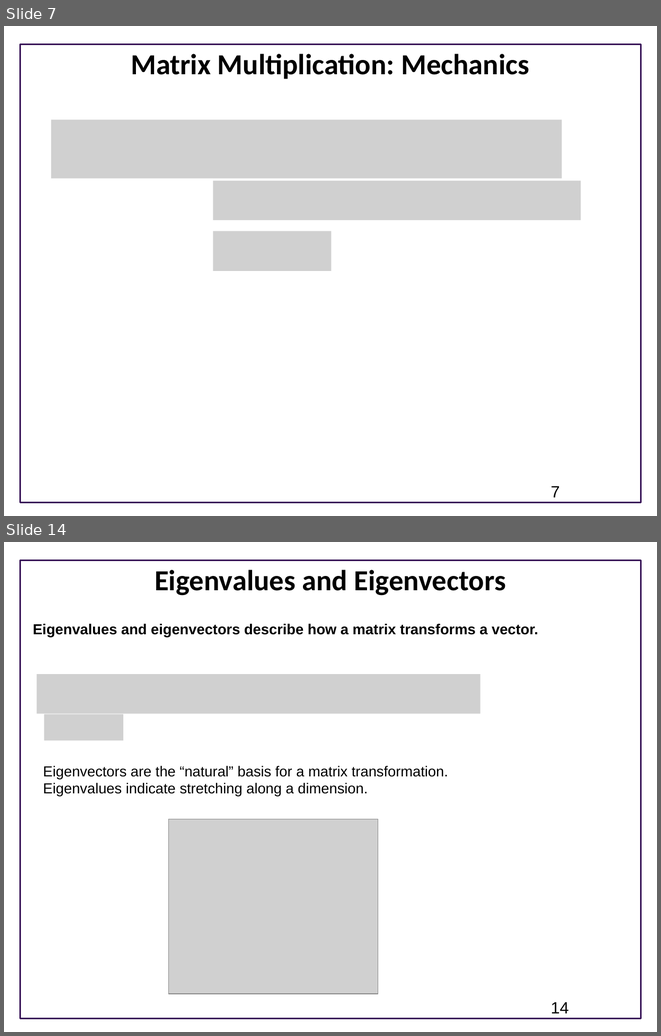
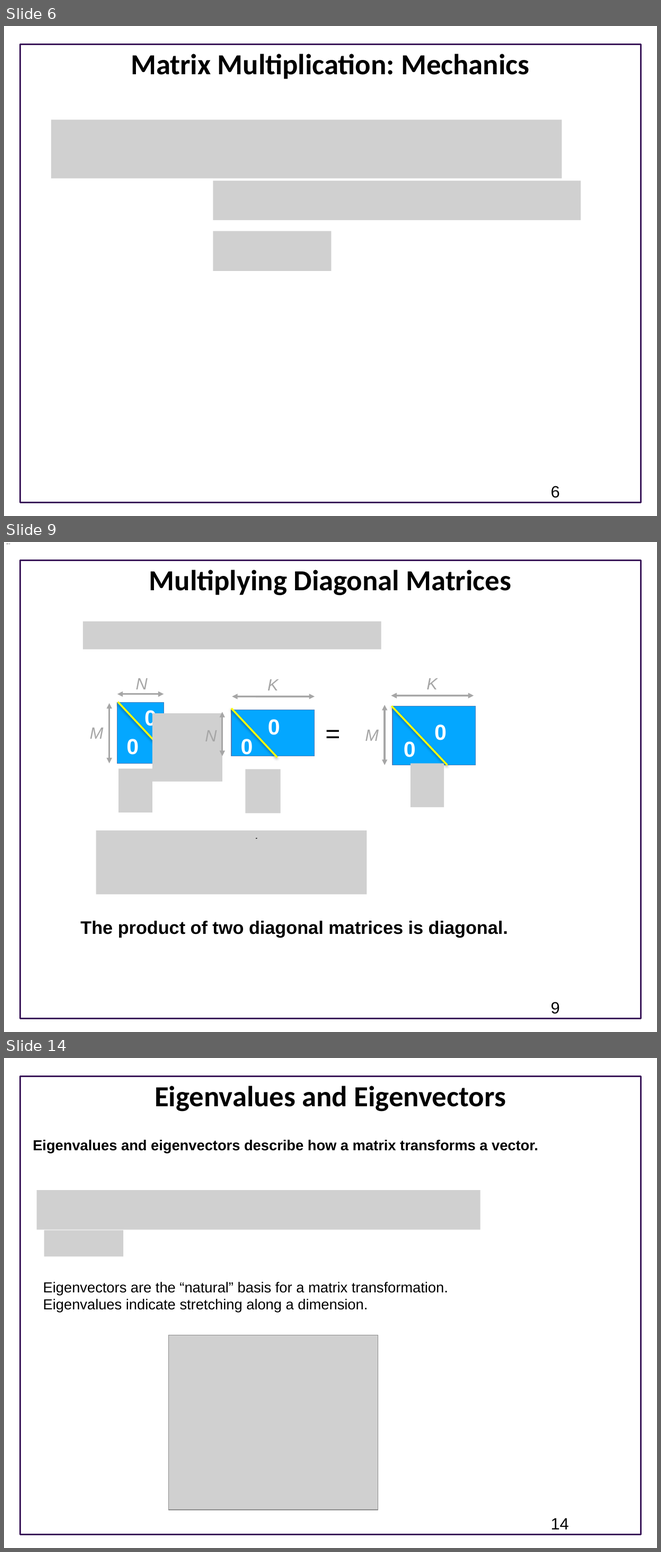
Before and after one commit to joseph-hellerstein/advanced-controls-lectures, a slide deck: Lecture_4-Geometric-Linear-Algebra/Geometric-Linear-Algebra.pptx. Shown one above the other, each under a label of ours: slides 7 and 14 before the commit, slides 6, 9 and 14 after it; the slides between them are not shown. The pictures are 661x1036 and 661x1552 pixels, drawn with LibreOffice and Linux fonts; fonts in the diff are those of the drawing; grey boxes stand for pictures; background and template pictures are left out. Boxes give left, top, right and bottom in pixels: in the first picture for what was removed or moved away, otherwise in the second. Text is boxed around its words. In the diff, an @@ line names an element or a change of style, - is before the commit and + after.

```diff
--- a/Lecture_4-Geometric-Linear-Algebra/Geometric-Linear-Algebra.pptx
+++ b/Lecture_4-Geometric-Linear-Algebra/Geometric-Linear-Algebra.pptx
@@ slide 9 added at [4, 542, 657, 1032], background #FFFFFF; not listed: 1 template element that a slide beside it also shows @@
@@ title added at [149, 570, 511, 596], 32 pt, text #000000, bold @@
+Multiplying Diagonal Matrices
@@ picture added at [83, 621, 381, 649] @@
@@ group added at [319, 678, 476, 807]: 5 texts, 2 double arrows, 1 rectangle, 1 line, 1 picture @@
+0
+0
+K
+M
+=
@@ group added at [90, 678, 164, 812]: 4 texts, 2 double arrows, 1 rectangle, 1 line, 1 picture @@
+N
+M
+0
+0
@@ group added at [152, 679, 315, 813]: 4 texts, 2 pictures, 2 double arrows, 1 rectangle, 1 line @@
+K
+N
+0
+0
@@ picture added at [96, 830, 367, 894] @@
@@ text added at [80, 920, 508, 937], 20 pt, text #000000, bold @@
+The product of two diagonal matrices is diagonal.
@@ page number added at [551, 1002, 560, 1014], 18 pt, text #000000 @@
+9
@@ what was slide 7 is now slide 6 @@
@@ page number at [551, 486, 560, 498]: text changed @@
-7
+6
```
Also in this commit, not shown: 8 slides changed, 2 other slides added, 9 slides removed.
